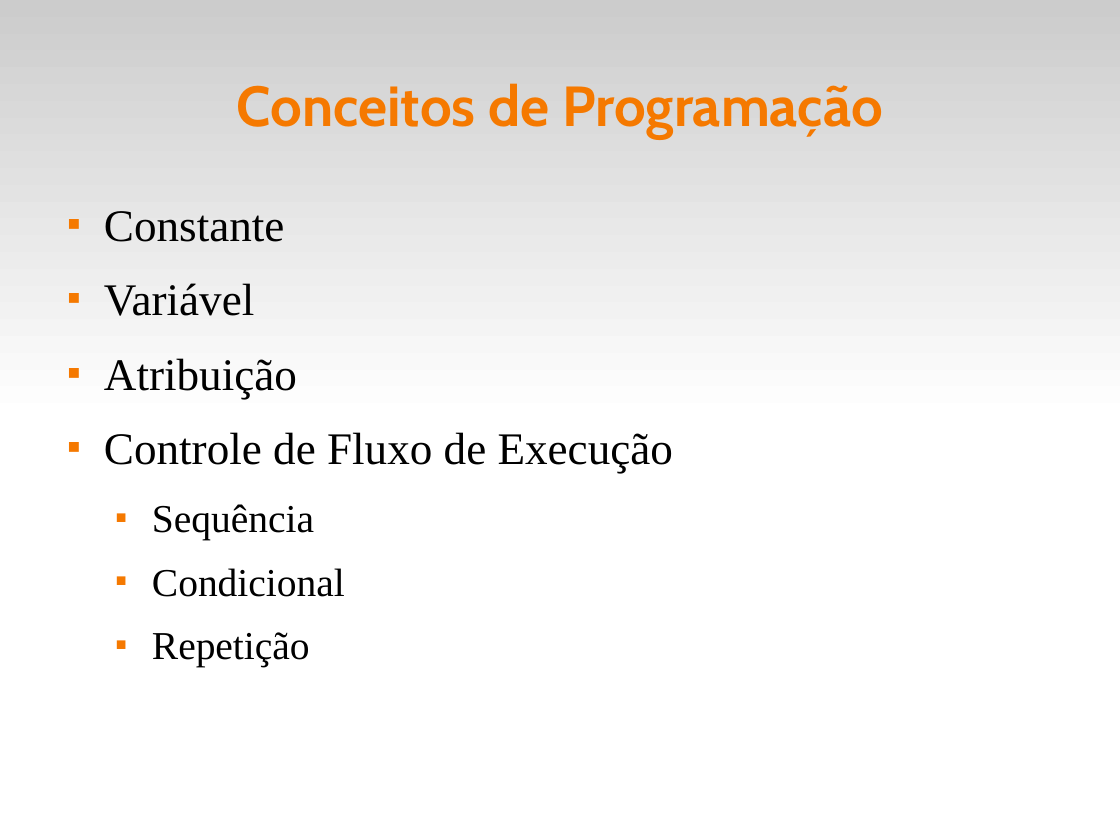
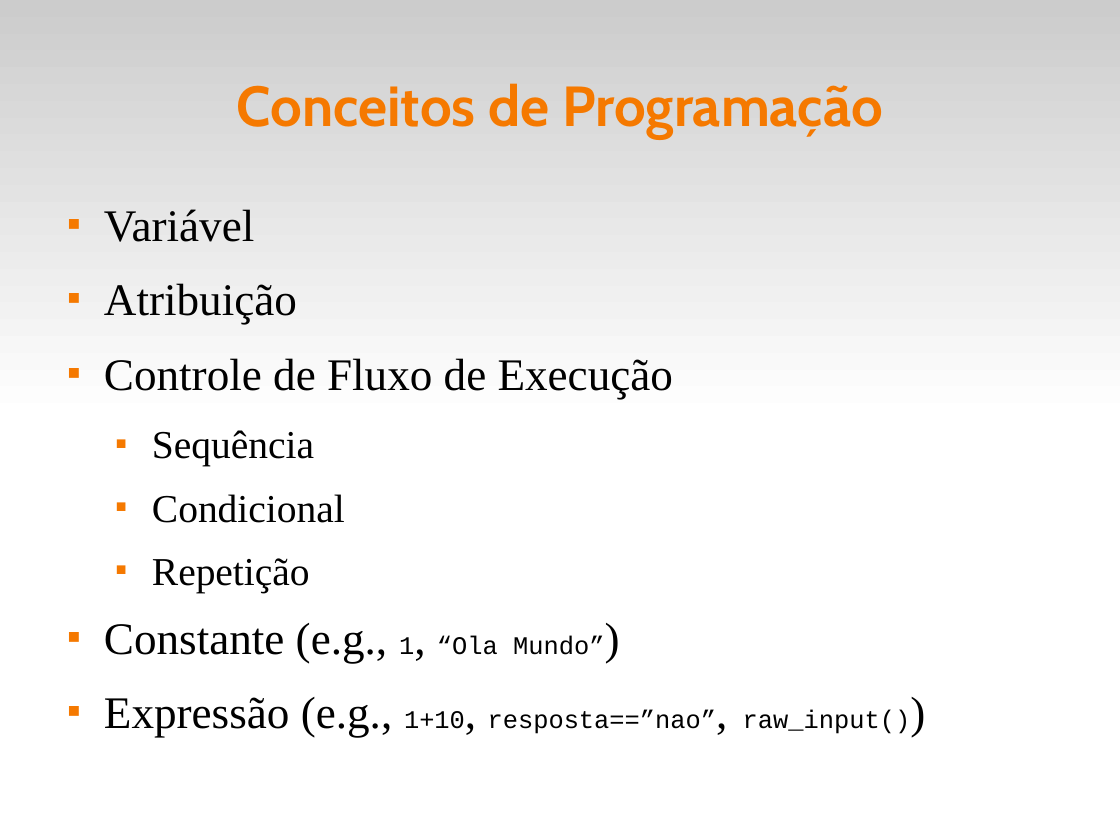
Before and after one commit to fsantanna-uerj/IPD, a slide deck: slide 3 of slides/ipd-03.odp. Drawn at 1120x840 pixels with LibreOffice and Linux fonts; fonts in the diff are those of the drawing. Boxes give left, top, right and bottom in pixels: in the first picture for what was removed or moved away, otherwise in the second. Text is boxed around its words. In the diff, an @@ line names an element or a change of style, - is before the commit and + after.

```diff
--- a/slides/ipd-03.odp
+++ b/slides/ipd-03.odp
@@ text at (104,211,284,242): paragraph removed @@
-■ Constante
@@ text at (104,623,911,738): paragraphs added @@
+■ Constante (e.g., 1, “Ola Mundo”)
+■ Expressão (e.g., 1+10, resposta==”nao”, raw_input())
```
Also in this commit, not shown: 1 other slide changed, 4 slides added, 23 other files.
